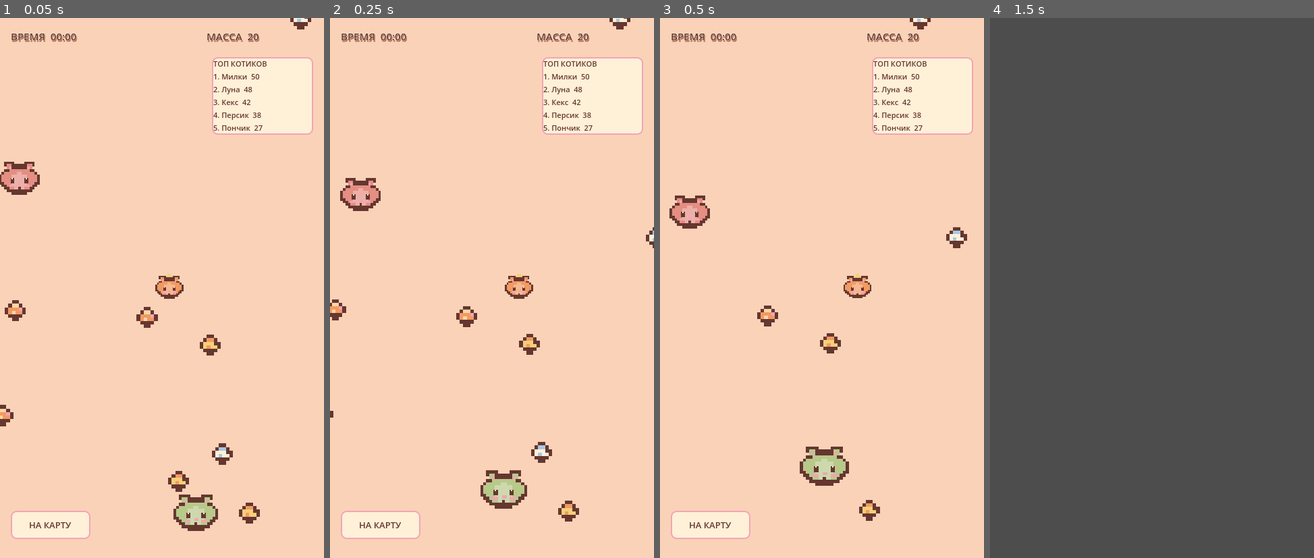
Above: before the commit, frames 1-4 (left to right).
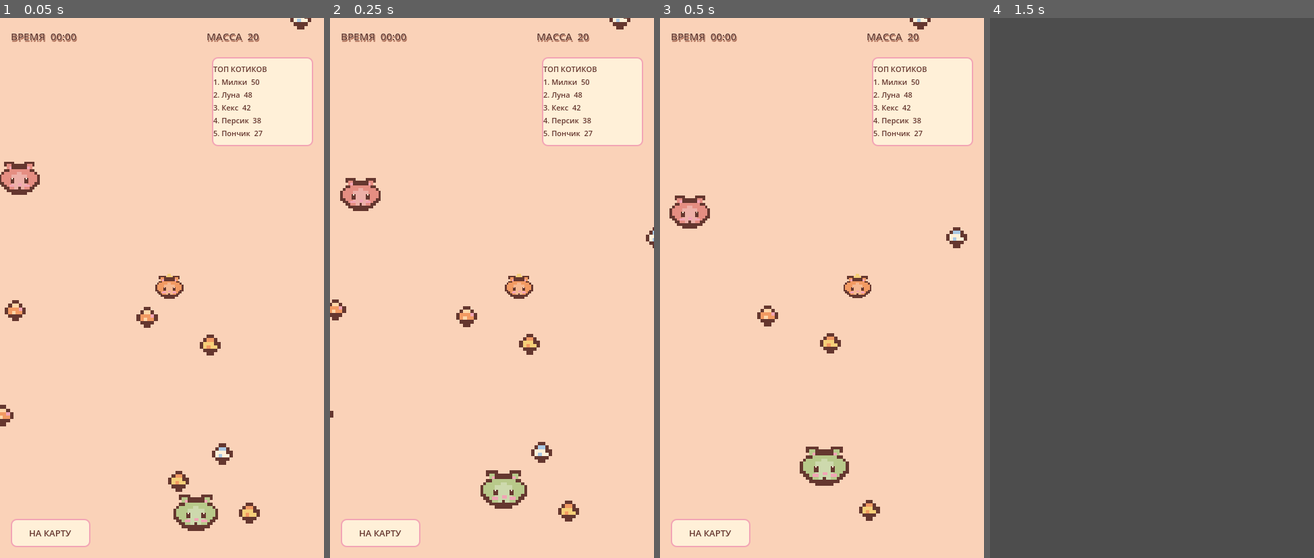
Above: after the commit, the same moments.

Repository: ArinaPig/Meown
Game: Godot game, scene res://scenes/minigames/catio/CatIO.tscn
The game is run twice, just before and just after one commit, with the same random seed, the same clock (stepped at 60 frames per second) and the same inputs. This scene is started directly instead of the project's main scene.
Inputs:
- Up to frame 1 (0.05 s): no input
- Up to frame 2 (0.25 s): no input
- Up to frame 3 (0.5 s): no input
- Up to frame 4 (1.5 s): click "НА КАРТУ" at 0.5 s; click "МАГАЗИН Три в ряд" at 1.25 s

The runs differ from the first frame. In frame 1, 2.5% of the frame differs, in the area x 3-97%, y 8-98%; in frame 2, 2.5%; in frame 3, 2.5%; in frame 4, nothing differs.

Commit message:
feat: anchor Cat.io HUD to viewport edges

Diff:
--- a/scenes/minigames/catio/CatIO.gd
+++ b/scenes/minigames/catio/CatIO.gd
@@ -26,6 +26,7 @@
 var game_over := false
 var leaderboard_refresh_timer := 0.0
 var game_over_panel: PanelContainer
+var map_button: Button
 
 func _ready() -> void:
 	food_timer.wait_time = 0.30
@@ -42,6 +43,8 @@
 	camera.limit_bottom = 1000
 	_setup_arena()
 	_setup_hud()
+	get_viewport().size_changed.connect(_update_hud_layout)
+	_update_hud_layout()
 	_spawn_bots()
 	for i in range(90):
 		spawn_food()
@@ -104,7 +107,10 @@
 	var panel := PanelContainer.new()
 	panel.name = "Leaderboard"
 	panel.set_anchors_preset(Control.PRESET_TOP_RIGHT)
-	panel.position = Vector2(-166, 58)
+	panel.offset_left = -166
+	panel.offset_top = 58
+	panel.offset_right = -16
+	panel.offset_bottom = 190
 	panel.custom_minimum_size = Vector2(150, 0)
 	var style := StyleBoxFlat.new()
 	style.bg_color = CAFE_PANEL
@@ -119,10 +125,13 @@
 	leaderboard_label.text = "ТОП КОТИКОВ"
 	panel.add_child(leaderboard_label)
 
-	var map_button := Button.new()
+	map_button = Button.new()
 	map_button.text = "НА КАРТУ"
-	map_button.position = Vector2(16, 730)
-	map_button.size = Vector2(118, 42)
+	map_button.set_anchors_preset(Control.PRESET_BOTTOM_LEFT)
+	map_button.offset_left = 16
+	map_button.offset_top = -58
+	map_button.offset_right = 134
+	map_button.offset_bottom = -16
 	map_button.add_theme_font_size_override("font_size", 13)
 	map_button.add_theme_color_override("font_color", CAFE_BROWN)
 	var map_style := StyleBoxFlat.new()
@@ -136,27 +145,72 @@
 	map_button.pressed.connect(_return_to_map)
 	$UI/UIRoot.add_child(map_button)
 
+
+func _update_hud_layout() -> void:
+	var viewport_size := get_viewport_rect().size
+	if viewport_size.x <= 0.0 or viewport_size.y <= 0.0:
+		return
+
+	# HUD controls stay attached to viewport edges instead of using fixed
+	# portrait-only Y coordinates. The playfield and camera remain world-space.
+	time_label.set_anchors_preset(Control.PRESET_TOP_LEFT)
+	time_label.offset_left = 16
+	time_label.offset_top = 16
+	time_label.offset_right = 190
+	time_label.offset_bottom = 48
+
+	mass_label.set_anchors_preset(Control.PRESET_TOP_RIGHT)
+	mass_label.offset_left = -174
+	mass_label.offset_top = 16
+	mass_label.offset_right = -16
+	mass_label.offset_bottom = 48
+
+	var leaderboard := $UI/UIRoot.get_node_or_null("Leaderboard") as Control
+	if leaderboard != null:
+		leaderboard.set_anchors_preset(Control.PRESET_TOP_RIGHT)
+		leaderboard.offset_left = -166
+		leaderboard.offset_top = 58
+		leaderboard.offset_right = -16
+		leaderboard.offset_bottom = 190
+
+	if is_instance_valid(map_button):
+		map_button.set_anchors_preset(Control.PRESET_BOTTOM_LEFT)
+		map_button.offset_left = 16
+		map_button.offset_top = -58
+		map_button.offset_right = 134
+		map_button.offset_bottom = -16
+
 func _show_game_over(final_mass: int) -> void:
 	if is_instance_valid(game_over_panel):
 		return
-	var overlay := ColorRect.new()
+	var overlay := Control.new()
 	overlay.name = "GameOverOverlay"
 	overlay.set_anchors_and_offsets_preset(Control.PRESET_FULL_RECT)
-	overlay.color = Color(0.25, 0.13, 0.12, 0.48)
 	overlay.mouse_filter = Control.MOUSE_FILTER_STOP
 	$UI/UIRoot.add_child(overlay)
 
+	var shade := ColorRect.new()
+	shade.set_anchors_and_offsets_preset(Control.PRESET_FULL_RECT)
+	shade.color = Color(0.25, 0.13, 0.12, 0.48)
+	shade.mouse_filter = Control.MOUSE_FILTER_STOP
+	overlay.add_child(shade)
+
+	var center := CenterContainer.new()
+	center.set_anchors_and_offsets_preset(Control.PRESET_FULL_RECT)
+	center.add_theme_constant_override("margin_left", 16)
+	center.add_theme_constant_override("margin_right", 16)
+	overlay.add_child(center)
+
 	game_over_panel = PanelContainer.new()
-	game_over_panel.position = Vector2(54, 270)
-	game_over_panel.size = Vector2(372, 250)
-	game_over_panel.custom_minimum_size = Vector2(372, 250)
+	game_over_panel.custom_minimum_size = Vector2(minf(372.0, get_viewport_rect().size.x - 32.0), 250.0)
+	game_over_panel.size_flags_horizontal = Control.SIZE_SHRINK_CENTER
+	center.add_child(game_over_panel)
 	var panel_style := StyleBoxFlat.new()
 	panel_style.bg_color = CAFE_PANEL
 	panel_style.border_color = CAFE_PINK
 	panel_style.set_border_width_all(4)
 	panel_style.set_corner_radius_all(18)
 	game_over_panel.add_theme_stylebox_override("panel", panel_style)
-	overlay.add_child(game_over_panel)
 
 	var content := VBoxContainer.new()
 	content.add_theme_constant_override("separation", 14)
